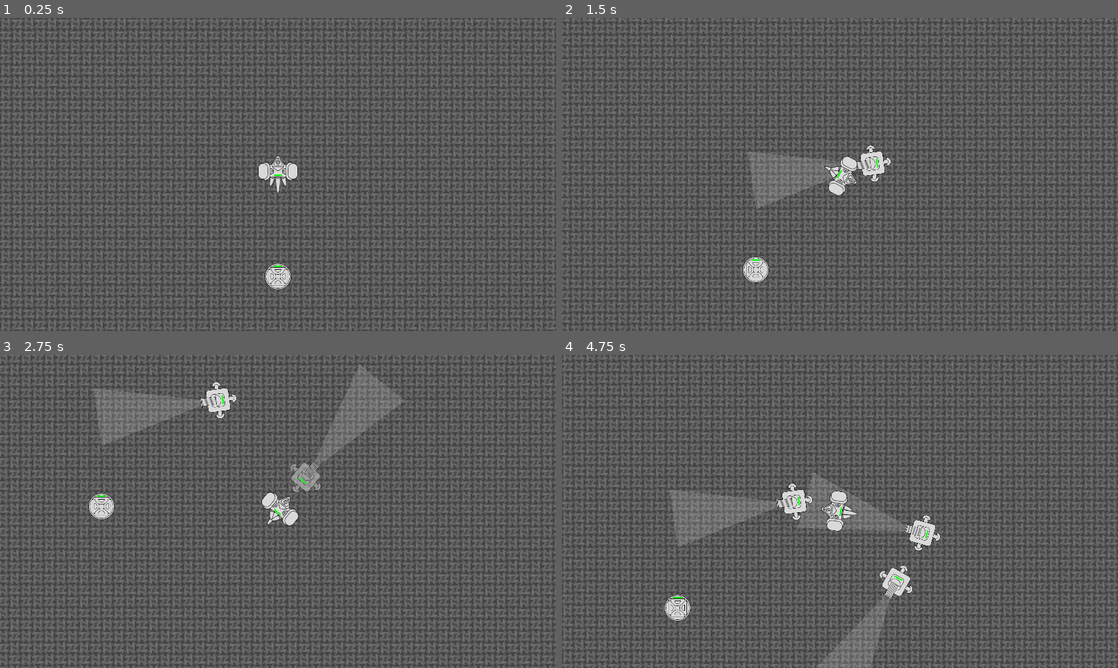
Above: before the commit, frames 1-4 (two rows, left to right).
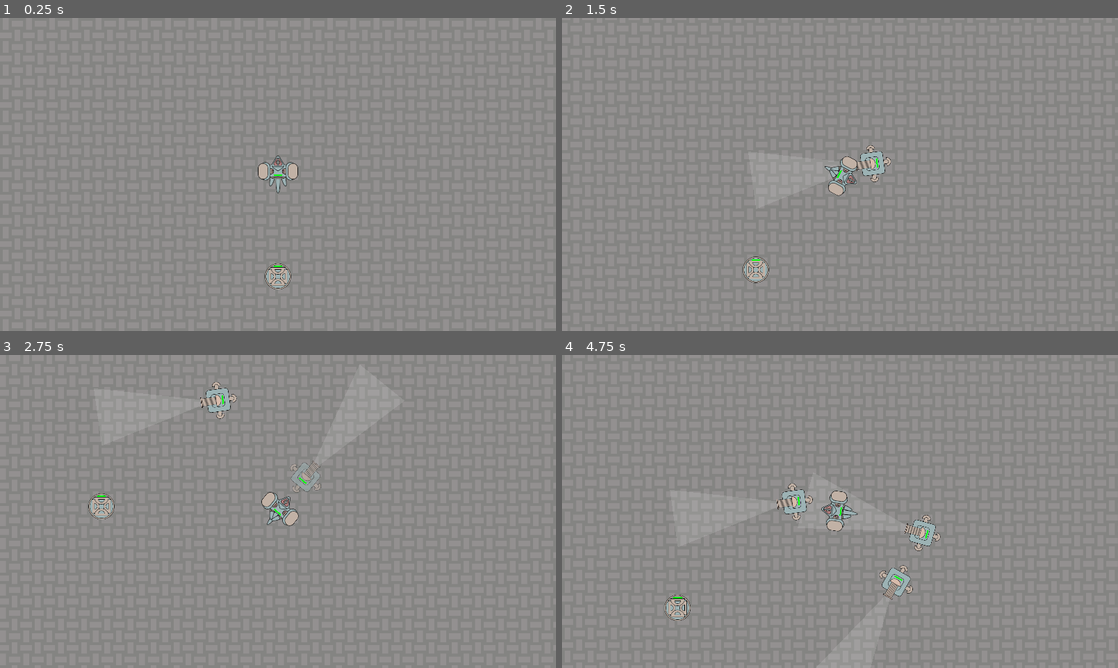
Above: after the commit, the same moments.

Repository: Shrekie/Corvus
Game: Godot game, scene res://Scenarios/PlayerGrounds.tscn
Same seed, same stepped clock (60 frames per second), same inputs: the game is played once before the commit and once after it.
Inputs (mouse positions are in pixels of both pictures, inside the frame that each line leads up to):
- Up to frame 1 (0.25 s): no input
- Up to frame 2 (1.5 s): move the mouse to (962, 158) at 0.52 s; hold D (move_right) 0.53-1.28 s; tap Space (build) at 0.6, 1.35 s; move the mouse to (728, 190) at 1.27 s; hold S (move_down) from 1.28 s (still down)
- Up to frame 3 (2.75 s): move the mouse to (333, 442) at 2.02 s; release S (move_down) at 2.03 s; hold D (move_right) from 2.03 s (still down); tap Space (build) at 2.1 s
- Up to frame 4 (4.75 s): move the mouse to (812, 574) at 2.77 s; release D (move_right) at 2.78 s; hold W (move_up) 2.78-3.53 s; tap Space (build) at 2.85, 3.6, 4.35 s; move the mouse to (1006, 558) at 3.52 s; hold A (move_left) from 3.53 s (still down); move the mouse to (673, 464) at 4.27 s

The runs differ from the first frame. In frame 1, 97% of the frame differs, in the area x 0-100%, y 0-100%; in frame 2, 97%; in frame 3, 96%; in frame 4, 97%.

Commit message:
color to sprites

Diff:
--- a/Characters/HorrorGetchup.tscn
+++ b/Characters/HorrorGetchup.tscn
@@ -128,17 +128,18 @@
 [node name="SoulHuntingAttraction" parent="." node_paths=PackedStringArray("hunter") instance=ExtResource("6_en4lk")]
 hunter = NodePath("..")
 
+[node name="ConeDamager" parent="." node_paths=PackedStringArray("cone_area") instance=ExtResource("8_sfuxi")]
+cone_area = NodePath("../NozzleConeArea")
+damage_amount = 10
+group_to_damage = "defender_killable"
+
 [node name="NozzleConeArea" parent="." instance=ExtResource("7_hvx4m")]
 rotation = 3.14159
 collision_layer = 2
 collision_mask = 3
 cone_width = 43.0
 cone_height = 96.5
-
-[node name="ConeDamager" parent="." node_paths=PackedStringArray("cone_area") instance=ExtResource("8_sfuxi")]
-cone_area = NodePath("../NozzleConeArea")
-damage_amount = 10
-group_to_damage = "defender_killable"
+invisible_cone = true
 
 [connection signal="host_damaged" from="Lifeforce" to="." method="_on_lifeforce_host_damaged"]
 [connection signal="host_death" from="Lifeforce" to="." method="_on_lifeforce_host_death"]
--- a/Characters/PlayableCharacter.gd
+++ b/Characters/PlayableCharacter.gd
@@ -9,8 +9,6 @@
 var locked_rotation = false
 
 @export var floor_boundary : Sprite2D
-
-
 
 func _physics_process(delta):
 	movement_actions(delta)
--- a/Characters/PlayableCharacter.tscn
+++ b/Characters/PlayableCharacter.tscn
@@ -64,6 +64,7 @@
 radius = 57.0088
 
 [node name="PlayableCharacter" type="CharacterBody2D" groups=["defender_killable"]]
+z_index = 1
 motion_mode = 1
 safe_margin = 18.181
 script = ExtResource("1_mpdhb")
--- a/Equipment/NozzleConeArea.gd
+++ b/Equipment/NozzleConeArea.gd
@@ -13,8 +13,10 @@
 		$CollisionPolygon2D.polygon[3].y = -new_cone_height
 		cone_height = new_cone_height
 
+@export var invisible_cone = false
+
 func _ready():
-	if not Engine.is_editor_hint():
+	if not Engine.is_editor_hint() and not invisible_cone:
 		add_nozzle_cone_highlight()
 
 func add_nozzle_cone_highlight():
--- a/Equipment/NozzleConeArea.tscn
+++ b/Equipment/NozzleConeArea.tscn
@@ -5,6 +5,7 @@
 [node name="NozzleConeArea" type="Area2D"]
 collision_mask = 2
 script = ExtResource("1_c64m2")
+invisible_cone = null
 metadata/_edit_group_ = true
 
 [node name="CollisionPolygon2D" type="CollisionPolygon2D" parent="."]
--- a/Erections/PreciseGunTurret.tscn
+++ b/Erections/PreciseGunTurret.tscn
@@ -95,26 +95,29 @@
 metadata/_edit_group_ = true
 
 [node name="AnimatedSprite2D" type="AnimatedSprite2D" parent="."]
+z_index = 1
 sprite_frames = SubResource("SpriteFrames_tpsjd")
 
 [node name="CollisionShape2D" type="CollisionShape2D" parent="."]
 shape = SubResource("CapsuleShape2D_vmy7f")
 
-[node name="NozzleConeArea" parent="." instance=ExtResource("5_sl0w4")]
-position = Vector2(0, -62)
+[node name="Lifeforce" parent="." node_paths=PackedStringArray("host") instance=ExtResource("8_l8p88")]
+z_index = 2
+position = Vector2(0, 16)
+host = NodePath("..")
+damagble = false
+
+[node name="TurretStructure" parent="." node_paths=PackedStringArray("turret_spender") instance=ExtResource("7_5eclb")]
+turret_spender = NodePath("../ConeDamager")
 
 [node name="ConeDamager" parent="." node_paths=PackedStringArray("cone_area") instance=ExtResource("6_qsqt2")]
 cone_area = NodePath("../NozzleConeArea")
 damage_amount = 20
 
-[node name="TurretStructure" parent="." node_paths=PackedStringArray("turret_spender") instance=ExtResource("7_5eclb")]
-turret_spender = NodePath("../ConeDamager")
+[node name="NozzleConeArea" parent="." instance=ExtResource("5_sl0w4")]
+position = Vector2(0, -62)
+invisible_cone = null
 
-[node name="Lifeforce" parent="." node_paths=PackedStringArray("host") instance=ExtResource("8_l8p88")]
-position = Vector2(0, 16)
-host = NodePath("..")
-damagble = false
-
-[connection signal="damage_dealt" from="ConeDamager" to="." method="_on_cone_damager_damage_dealt"]
 [connection signal="host_damaged" from="Lifeforce" to="." method="_on_lifeforce_host_damaged"]
 [connection signal="host_death" from="Lifeforce" to="." method="_on_lifeforce_host_death"]
+[connection signal="damage_dealt" from="ConeDamager" to="." method="_on_cone_damager_damage_dealt"]
--- a/Generators/HorrorSpawner.tscn
+++ b/Generators/HorrorSpawner.tscn
@@ -1,10 +1,7 @@
-[gd_scene load_steps=4 format=3 uid="uid://3l6df34nlry"]
+[gd_scene load_steps=3 format=3 uid="uid://3l6df34nlry"]
 
 [ext_resource type="Script" path="res://Generators/HorrorSpawner.gd" id="1_jihkm"]
 [ext_resource type="PackedScene" uid="uid://tdjn4t0fk7my" path="res://Characters/HorrorGetchup.tscn" id="2_aqji7"]
-
-[sub_resource type="CircleShape2D" id="CircleShape2D_anlj8"]
-radius = 58.2409
 
 [node name="TestHorrorSpawner" type="Node2D"]
 script = ExtResource("1_jihkm")
@@ -14,14 +11,4 @@
 wait_time = 2.0
 autostart = true
 
-[node name="Area2D" type="Area2D" parent="."]
-visible = false
-
-[node name="CollisionShape2D" type="CollisionShape2D" parent="Area2D"]
-shape = SubResource("CircleShape2D_anlj8")
-metadata/_edit_group_ = true
-
-[node name="Polygon2D" type="Polygon2D" parent="Area2D"]
-polygon = PackedVector2Array(0, 48, 24, 48, 56, 8, 56, 0, 56, -8, 24, -48, -24, -48, -56, -8, -56, 0, -56, 8, -24, 48)
-
 [connection signal="timeout" from="SpawnTimer" to="." method="_on_spawn_timer_timeout"]
--- a/Props/SoulVortex.gd
+++ b/Props/SoulVortex.gd
@@ -3,6 +3,7 @@
 @export var floor_boundary : Sprite2D
 
 func _physics_process(_delta):
+	move_and_collide(Vector2(0,0))
 	position = floor_boundary.limit_to_square(position)
 
 func _on_lifeforce_host_death():
--- a/Props/SoulVortex.tscn
+++ b/Props/SoulVortex.tscn
@@ -27,14 +27,15 @@
 "speed": 5.0
 }]
 
-[sub_resource type="CircleShape2D" id="CircleShape2D_mfkq3"]
-radius = 45.0
+[sub_resource type="CircleShape2D" id="CircleShape2D_r2064"]
+radius = 48.0
 
 [node name="SoulVortex" type="RigidBody2D" groups=["defender_killable"]]
 collision_layer = 2
 collision_mask = 3
 gravity_scale = 0.0
 lock_rotation = true
+continuous_cd = 1
 linear_damp = 3.0
 script = ExtResource("1_ryijm")
 metadata/_edit_group_ = true
@@ -43,7 +44,7 @@
 sprite_frames = SubResource("SpriteFrames_a3vhs")
 
 [node name="CollisionShape2D" type="CollisionShape2D" parent="."]
-shape = SubResource("CircleShape2D_mfkq3")
+shape = SubResource("CircleShape2D_r2064")
 
 [node name="Lifeforce" parent="." node_paths=PackedStringArray("host") instance=ExtResource("2_rmyci")]
 position = Vector2(0, -32)
--- a/Tendencies/Lifeforce.tscn
+++ b/Tendencies/Lifeforce.tscn
@@ -3,6 +3,7 @@
 [ext_resource type="Script" path="res://Tendencies/Lifeforce.gd" id="1_upl7e"]
 
 [node name="Lifeforce" type="Node2D"]
+z_index = 2
 script = ExtResource("1_upl7e")
 
 [node name="HealthBackground" type="Polygon2D" parent="."]
Not shown: 1 places in Characters/PlayableCharacter.tscn that only renumber resources
Binary file changed: Sprites/FloorPattern.png
Binary file changed: Sprites/GetchupDyingSheet.png
Binary file changed: Sprites/GetchupMovingSheet.png
Binary file changed: Sprites/HorrorGetchup.png
Binary file changed: Sprites/PlayableCharacter.png
Binary file changed: Sprites/PlayableCharacterMovingSheet.png
Binary file changed: Sprites/PreciseGunTurretFiringSheet.png
Binary file changed: Sprites/PreciseGunTurretPlaceInhabitedSheet.png
Binary file changed: Sprites/PreciseGunTurretSheet.png
Binary file changed: Sprites/SoulVortex.png
